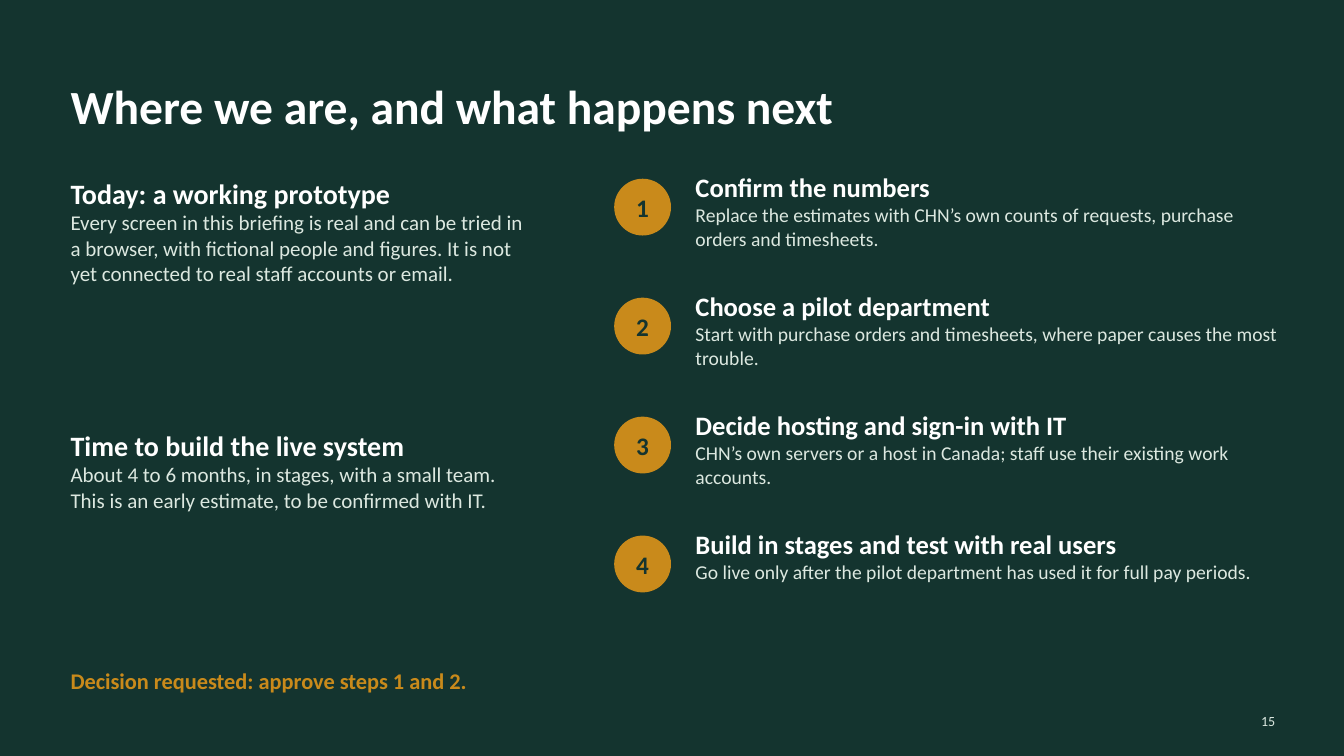
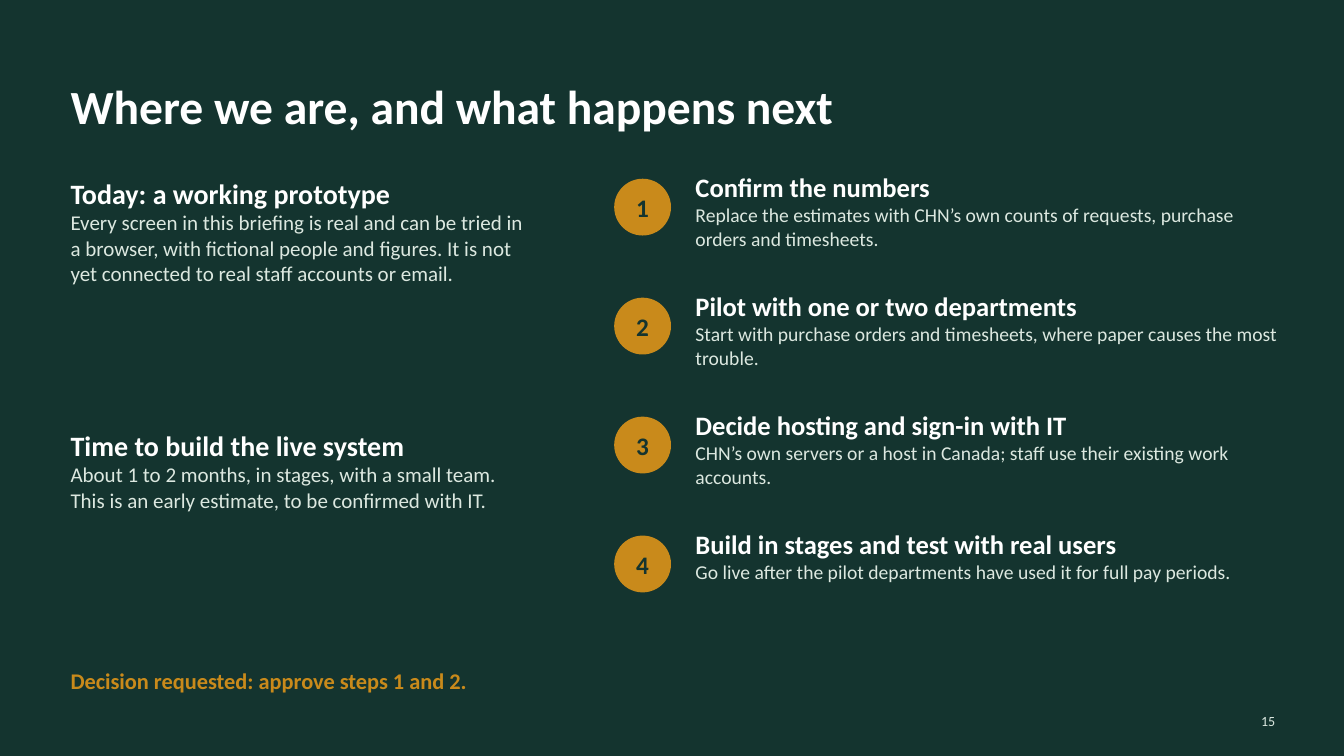
Before and after one commit to AndalibOlee/Portfolio, a slide deck: slide 15 of demo-platform/docs/DEMO_Executive_Presentation.pptx. Drawn at 1344x756 pixels with LibreOffice and Linux fonts; fonts in the diff are those of the drawing. Boxes give left, top, right and bottom in pixels: in the first picture for what was removed or moved away, otherwise in the second. Text is boxed around its words. In the diff, an @@ line names an element or a change of style, - is before the commit and + after.

```diff
--- a/demo-platform/docs/DEMO_Executive_Presentation.pptx
+++ b/demo-platform/docs/DEMO_Executive_Presentation.pptx
@@ text at (695, 297, 1076, 321): text changed @@
-Choose a pilot department
+Pilot with one or two departments
@@ text at (71, 467, 495, 512): text changed @@
-About 4 to 6 months, in stages, with a small team. This is an early estimate, to be confirmed with IT.
+About 1 to 2 months, in stages, with a small team. This is an early estimate, to be confirmed with IT.
@@ text at (695, 565, 1231, 582): text changed @@
-Go live only after the pilot department has used it for full pay periods.
+Go live after the pilot departments have used it for full pay periods.
```
Also in this commit, not shown: 8 other slides changed, 1 slide added, 1 slide removed, 13 other files.
